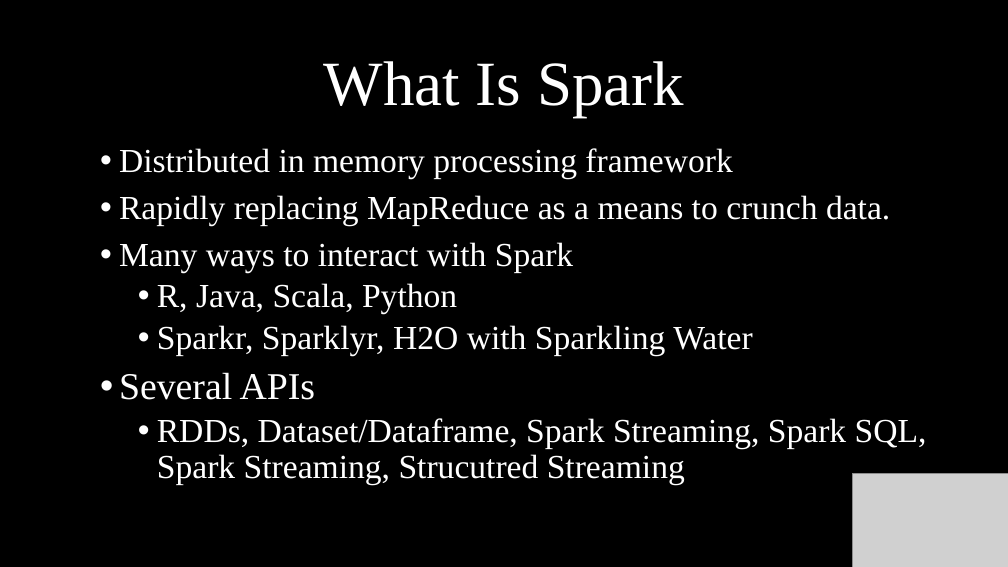
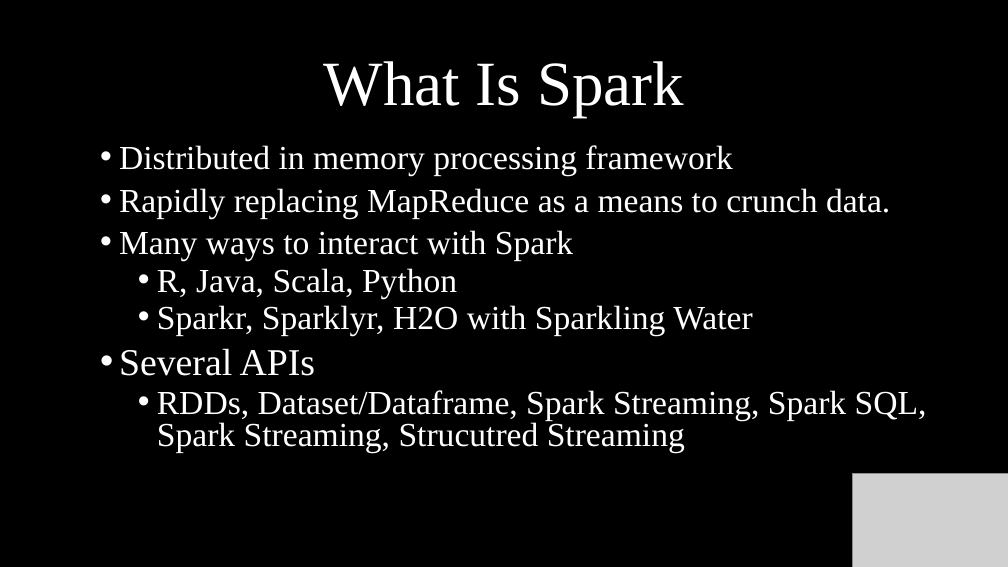
Before and after one commit to MassStreetAnalytics/getting-started-with-sparklyr, a slide deck: slide 6 of Documents/Deck/Getting Started With Sparklyr.pptx (slide 5 before the commit). Drawn at 1008x567 pixels with LibreOffice and Linux fonts; fonts in the diff are those of the drawing; grey boxes stand for pictures; background and template pictures are left out. Boxes give left, top, right and bottom in pixels: in the first picture for what was removed or moved away, otherwise in the second. Text is boxed around its words. In the diff, an @@ line names an element or a change of style, - is before the commit and + after.

Commit message:
Slide update

```diff
--- a/Documents/Deck/Getting Started With Sparklyr.pptx
+++ b/Documents/Deck/Getting Started With Sparklyr.pptx
@@ text "Distributed in memory processing framework" at (119, 145, 927, 453): line spacing 0.9 to 0.8 @@
```
Also in this commit, not shown: 1 slide added, 1 other file.
